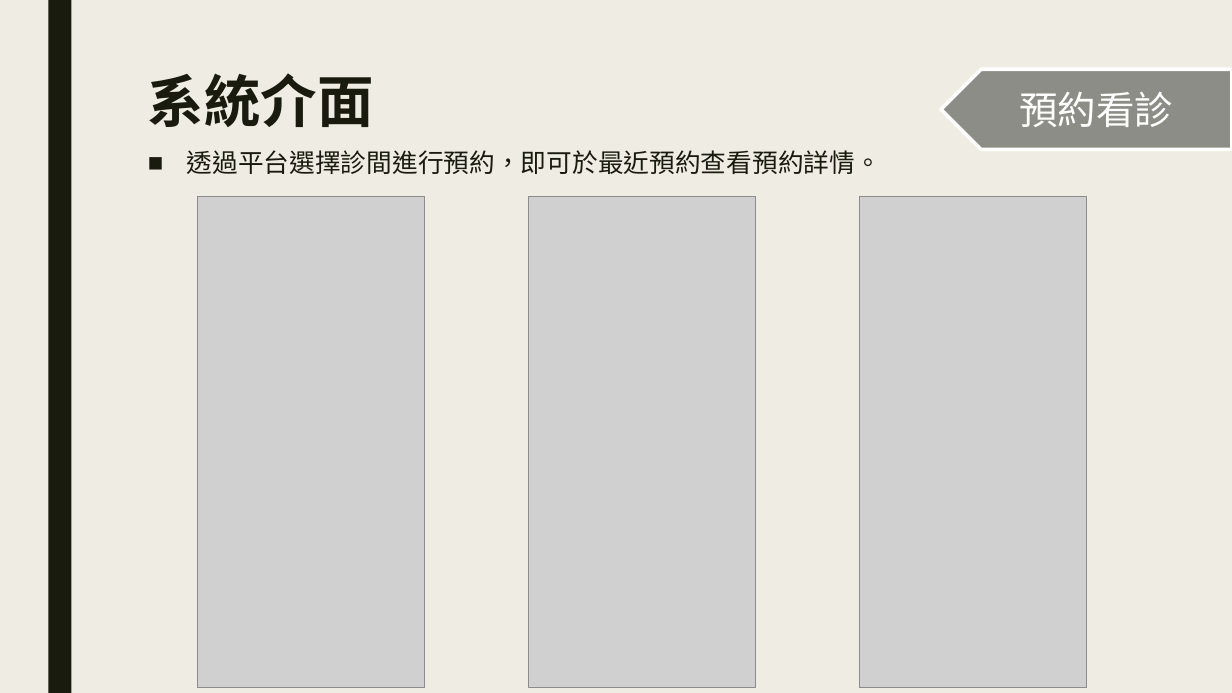
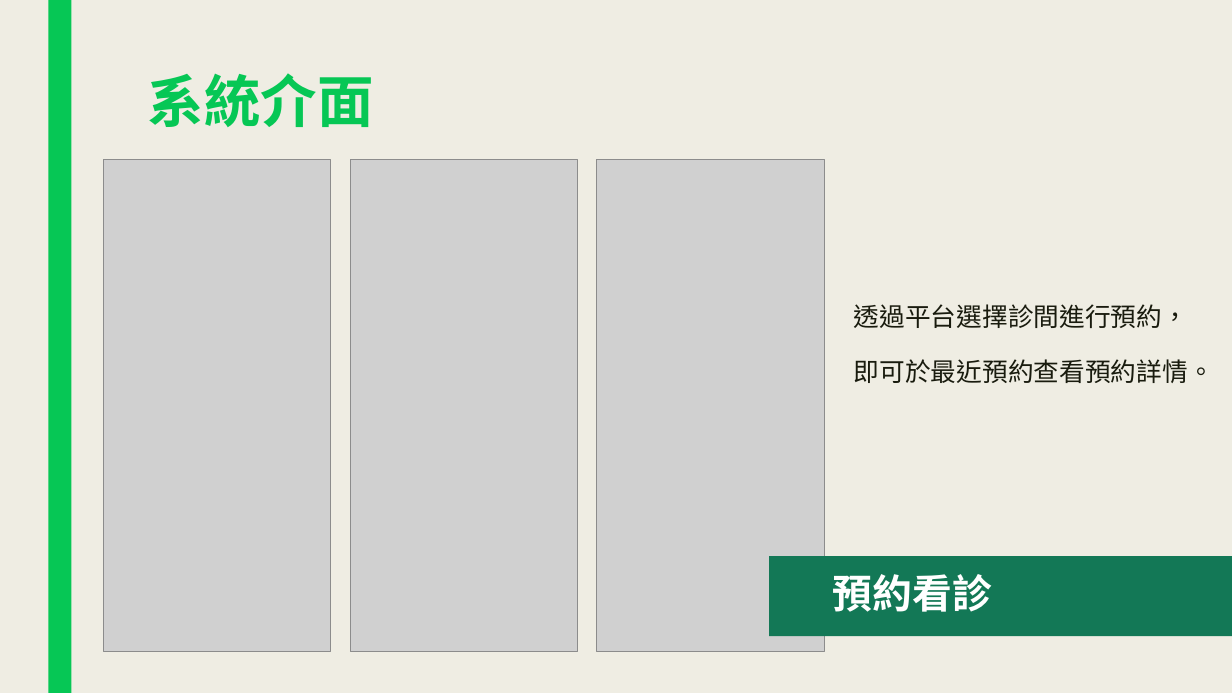
Before and after one commit to plum0411/e-commerce, a slide deck: slide 16 of LINE在電商領域能提出之新功能.pptx (slide 12 before the commit). Drawn at 1232x693 pixels with LibreOffice and Linux fonts; fonts in the diff are those of the drawing; grey boxes stand for pictures. Boxes give left, top, right and bottom in pixels: in the first picture for what was removed or moved away, otherwise in the second. Text is boxed around its words. In the diff, an @@ line names an element or a change of style, - is before the commit and + after.

```diff
--- a/LINE在電商領域能提出之新功能.pptx
+++ b/LINE在電商領域能提出之新功能.pptx
@@ rectangle at (x1=48, y1=0, x2=71, y2=693): fill #191B0E to #06C755 @@
@@ title "系統介面" at (x1=148, y1=73, x2=374, y2=127): text colour #191B0E to #06C755 @@
@@ picture moved from (x1=198, y1=197, x2=425, y2=688) to (x1=104, y1=160, x2=331, y2=652) @@
@@ picture moved from (x1=529, y1=197, x2=756, y2=688) to (x1=350, y1=160, x2=578, y2=652) @@
@@ picture moved from (x1=860, y1=197, x2=1087, y2=688) to (x1=597, y1=160, x2=824, y2=652) @@
@@ text at (x1=854, y1=304, x2=1214, y2=383): text changed; font Roboto to Noto Sans CJK SC @@
-■ 透過平台選擇診間進行預約，即可於最近預約查看預約詳情。
+  透過平台選擇診間進行預約，
+  即可於最近預約查看預約詳情。
@@ rectangle "預約看診" resized from (x1=941, y1=69, x2=1232, y2=150) to (x1=770, y1=556, x2=1232, y2=637) @@
@@ rectangle "預約看診" at (x1=770, y1=556, x2=1232, y2=637): size 30 to 31 pt, bold on; alignment centre to left; line spacing 1 to 0.9; more space between paragraphs; pentagon arrow to rectangle; fill #8C8D86 to #137856; outline #FFFFFF 2.75 pt to none; mirrored @@
```
Also in this commit, not shown: 22 other slides changed, 5 slides added, 2 other files.
